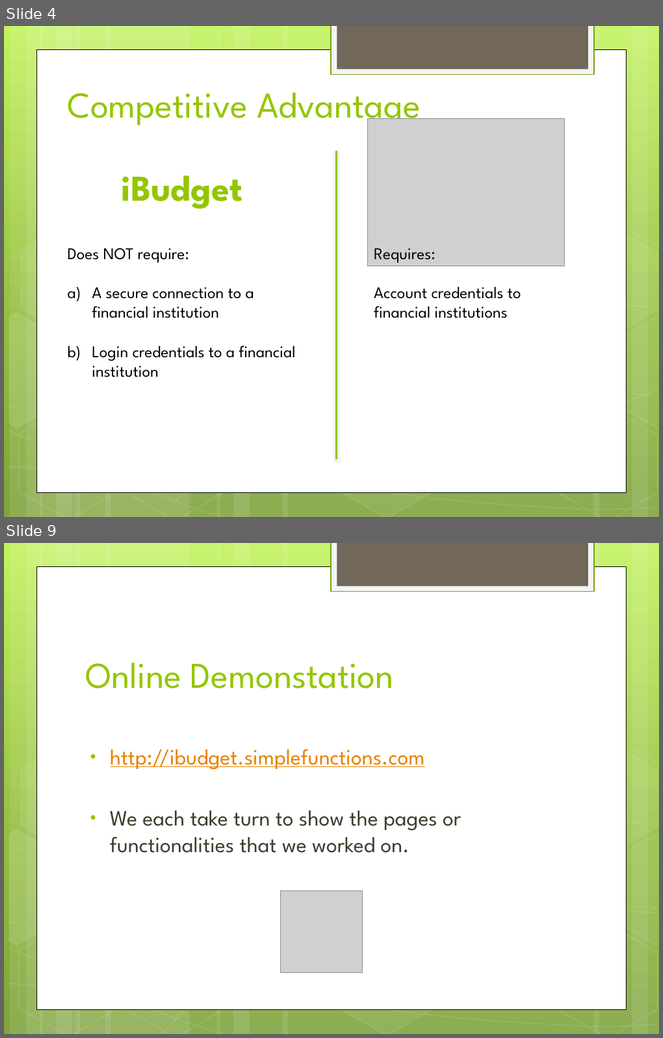
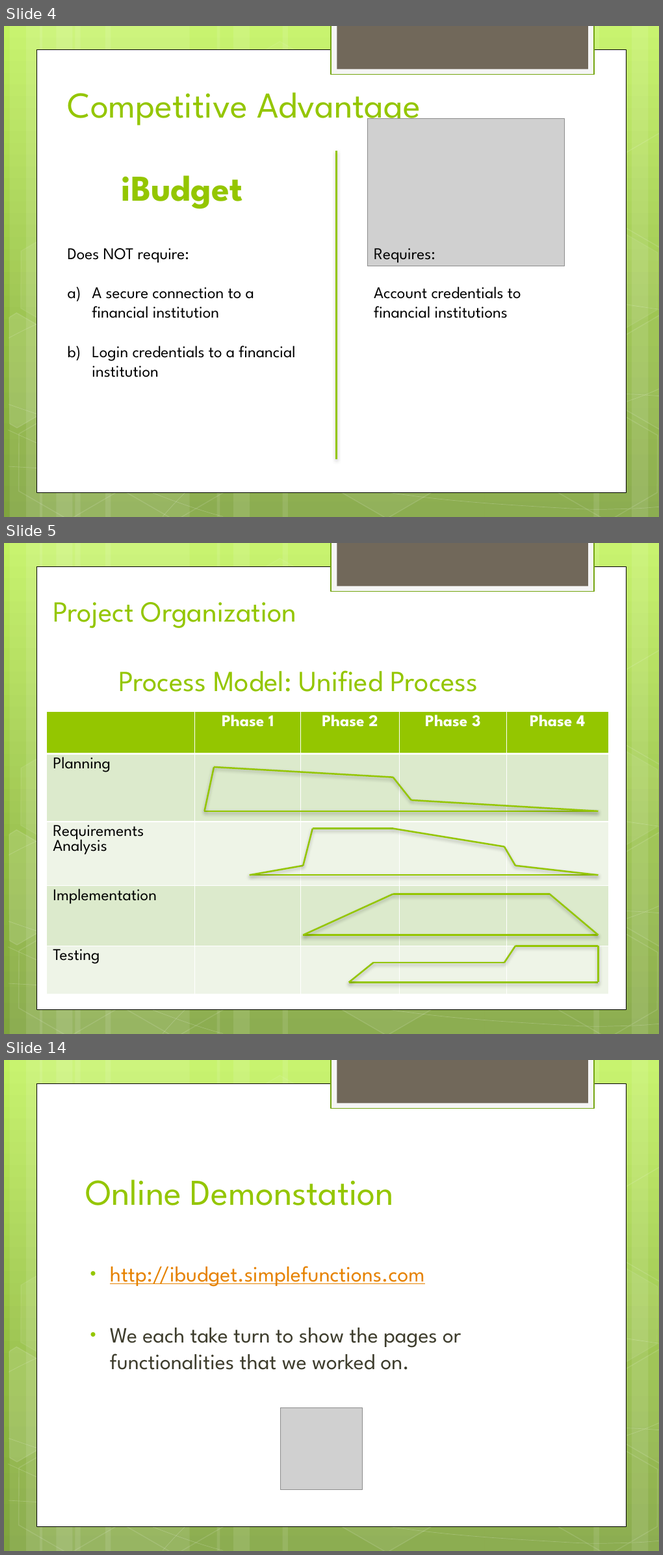
Before and after one commit to hiyenwong/cs679-b1-class-project, a slide deck: deliverables/final/Final Presentation.pptx. Shown one above the other, each under a label of ours: slides 4 and 9 before the commit, slides 4, 5 and 14 after it; the slides between them are not shown. The pictures are 663x1038 and 663x1555 pixels, drawn with LibreOffice and Linux fonts; fonts in the diff are those of the drawing; grey boxes stand for pictures. Boxes give left, top, right and bottom in pixels: in the first picture for what was removed or moved away, otherwise in the second. Text is boxed around its words. In the diff, an @@ line names an element or a change of style, - is before the commit and + after.

```diff
--- a/deliverables/final/Final Presentation.pptx
+++ b/deliverables/final/Final Presentation.pptx
@@ slide 5 added at [4,543,659,1034], background gradient #C3F35F to #93BF3F to #81A53E; not listed: 31 template elements that a slide beside it also shows @@
@@ title added at [53,602,478,692], 32 pt, text #94C600 @@
+Project Organization
+Process Model: Unified Process
@@ table added at [47,712,608,995], 5 rows, 5 columns @@
+ | Phase 1 | Phase 2 | Phase 3 | Phase 4
+Planning |  |  |  | 
+Requirements Analysis |  |  |  | 
+Implementation |  |  |  | 
+Testing |  |  |  | 
@@ line added from (214, 767) to (204, 811), #94C600 1.75 pt @@
@@ line added from (214, 767) to (393, 778), #94C600 1.75 pt @@
@@ line added from (393, 778) to (412, 800), #94C600 1.75 pt @@
@@ line added from (204, 811) to (598, 811), #94C600 1.75 pt @@
@@ line added from (412, 800) to (598, 811), #94C600 1.75 pt @@
@@ line added from (304, 866) to (313, 828), #94C600 1.75 pt @@
@@ line added from (313, 828) to (393, 828), #94C600 1.75 pt @@
@@ line added from (393, 828) to (504, 847), #94C600 1.75 pt @@
@@ line added from (504, 847) to (516, 866), #94C600 1.75 pt @@
@@ line added from (250, 875) to (304, 866), #94C600 1.75 pt @@
@@ line added from (516, 866) to (598, 875), #94C600 1.75 pt @@
@@ line added from (250, 875) to (598, 875), #94C600 1.75 pt @@
@@ line added from (304, 936) to (393, 894), #94C600 1.75 pt @@
@@ line added from (393, 894) to (550, 894), #94C600 1.75 pt @@
@@ line added from (550, 894) to (598, 936), #94C600 1.75 pt @@
@@ line added from (304, 936) to (598, 936), #94C600 1.75 pt @@
@@ line added from (504, 963) to (516, 946), #94C600 1.75 pt @@
@@ line added from (516, 946) to (598, 946), #94C600 1.75 pt @@
@@ line added from (598, 946) to (598, 982), #94C600 1.75 pt @@
@@ line added from (374, 963) to (349, 982), #94C600 1.75 pt @@
@@ line added from (374, 963) to (504, 963), #94C600 1.75 pt @@
@@ line added from (349, 982) to (598, 982), #94C600 1.75 pt @@
@@ what was slide 9 is now slide 14 @@
```
Also in this commit, not shown: 1 slide changed, 6 other slides added, 2 slides removed.
